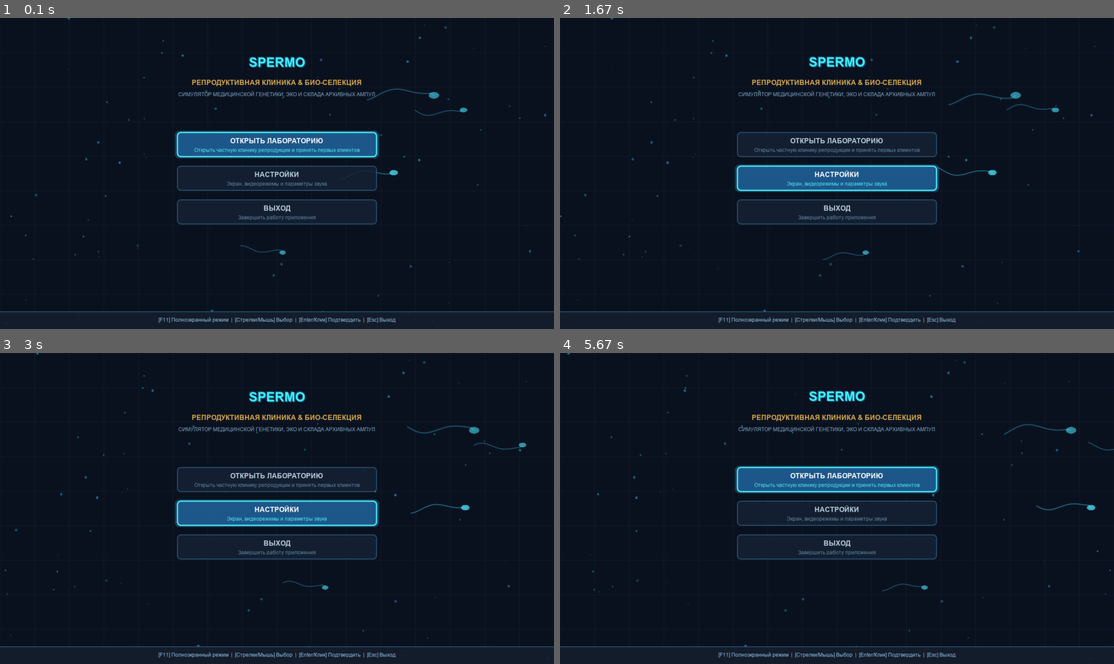
Above: before the commit, frames 1-4 (two rows, left to right).
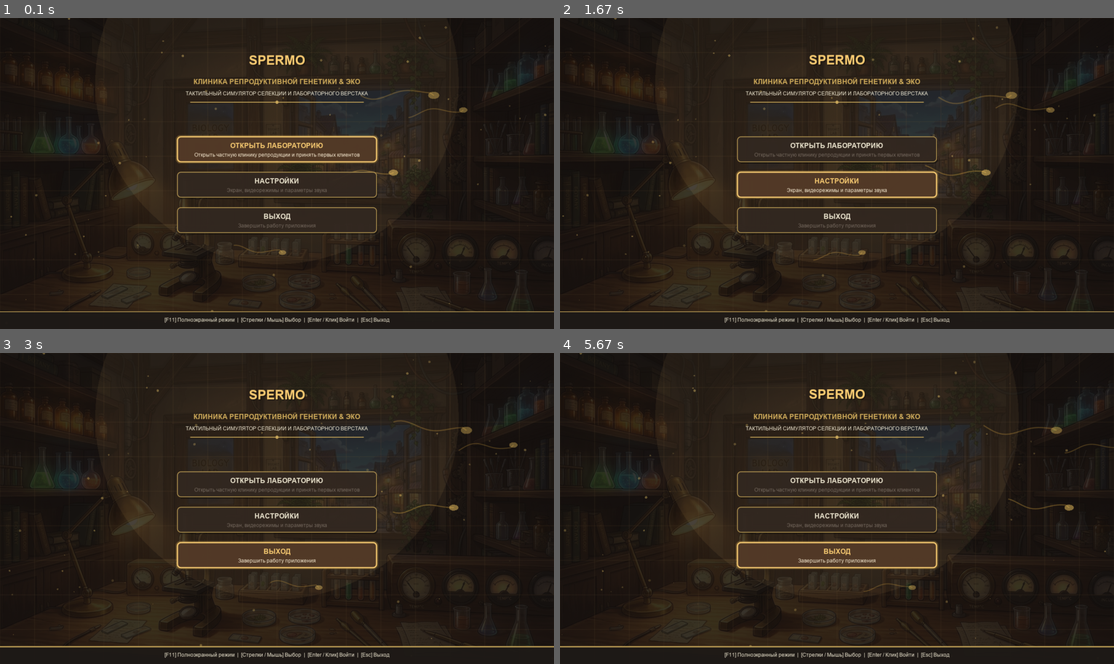
Above: after the commit, the same moments.

Repository: Sol1dGus/Spermo
Game: LÖVE game, started from main.lua
The game is run twice, just before and just after one commit, with the same random seed, the same clock (stepped at 60 frames per second) and the same inputs.
Inputs (mouse positions are in pixels of both pictures, inside the frame that each line leads up to):
- Up to frame 1 (0.1 s): no input
- Up to frame 2 (1.67 s): hold Up 0.33-0.8 s; move the mouse to (814, 185) at 0.37 s; hold Down 0.83-1.3 s; move the mouse to (837, 195) at 0.87 s; hold Up from 1.33 s (still down); move the mouse to (892, 241) at 1.37 s
- Up to frame 3 (3 s): release Up at 1.8 s; hold Down 1.83-2.3 s; move the mouse to (105, 580) at 1.87 s; hold Up 2.33-2.8 s; move the mouse to (343, 536) at 2.37 s; hold Down from 2.83 s (still down); move the mouse to (288, 402) at 2.87 s
- Up to frame 4 (5.67 s): release Down at 3.3 s; hold Up 3.33-3.8 s; move the mouse to (637, 499) at 3.37 s; hold Down 3.83-4.3 s; move the mouse to (837, 545) at 3.87 s; hold Up 4.33-4.8 s; move the mouse to (1047, 626) at 4.37 s; hold Down 4.83-5.3 s; move the mouse to (759, 443) at 4.87 s; hold Up from 5.33 s (still down); move the mouse to (981, 480) at 5.37 s

The runs differ from the first frame. In frame 1, 60% of the frame differs, in the area x 0-100%, y 0-99%; in frame 2, 60%; in frame 3, 60%; in frame 4, 60%.

Commit message:
Restyle main menu into warm cozy laboratory aesthetic and finalize Stacklands plan

Diff:
--- a/src/states/menu_state.lua
+++ b/src/states/menu_state.lua
@@ -2,19 +2,20 @@
 local fonts = require("src.ui.fonts")
 local state_manager = require("src.states.state_manager")
 local session = require("src.engine.session")
+local theme = require("src.ui.theme")
+local assets = require("src.engine.assets")
 
 function menu_state:enter()
     self.selected_btn = 1
     self.time = 0
     self.has_save = session.has_save()
 
-    -- Формируем кнопки с учетом наличия сохранения
     self.buttons = {}
     if self.has_save then
         table.insert(self.buttons, {
             id = "continue",
             text = "ПРОДОЛЖИТЬ СМЕНУ",
-            sub = "Вернуться к текущим пациентам, микроскопу и архивным образцам"
+            sub = "Вернуться к текущему верстаку, чашке Петри и заказам"
         })
     end
 
@@ -36,7 +37,7 @@
         sub = "Завершить работу приложения"
     })
 
-    -- Фоновые плавающие клетки
+    -- Фоновые плавающие клетки в теплой питательной среде
     self.swimmers = {}
     for i = 1, 4 do
         local segments = 20
@@ -45,25 +46,25 @@
         table.insert(self.swimmers, {
             x = math.random(100, 1200),
             y = math.random(150, 650),
-            speed = math.random(30, 65),
-            freq = math.random(25, 45),
-            scale = math.random(7, 12) / 10,
-            alpha = math.random(30, 75) / 100,
+            speed = math.random(25, 55),
+            freq = math.random(25, 40),
+            scale = math.random(8, 13) / 10,
+            alpha = math.random(25, 60) / 100,
             tail = tail,
             segments = segments,
             offset = math.random() * 10
         })
     end
 
-    -- Взвешенные частицы питательной среды
+    -- Теплые пылинки в лучах настольной лампы
     self.particles = {}
-    for i = 1, 70 do
+    for i = 1, 60 do
         table.insert(self.particles, {
             x = math.random(0, 1280),
             y = math.random(0, 720),
             r = math.random(1, 3.5),
-            speed = math.random(10, 25),
-            alpha = math.random(20, 50) / 100
+            speed = math.random(8, 20),
+            alpha = math.random(20, 55) / 100
         })
     end
 end
@@ -71,13 +72,14 @@
 function menu_state:update(dt, mx, my)
     self.time = self.time + dt
 
-    -- Обновление частиц
+    -- Обновление пылинок
     for _, p in ipairs(self.particles) do
         p.x = p.x - dt * p.speed
+        p.y = p.y + math.sin(self.time + p.x) * 0.2
         if p.x < -10 then p.x = 1290 end
     end
 
-    -- Обновление плавающих клеток
+    -- Обновление клеток
     for _, sw in ipairs(self.swimmers) do
         sw.x = sw.x + dt * sw.speed
         if sw.x > 1400 then
@@ -93,14 +95,14 @@
         end
     end
 
-    -- Проверка наведения мыши на кнопки
+    -- Проверка наведения мыши
     if mx and my then
         local btn_w = 460
-        local btn_h = 56
+        local btn_h = 58
         local btn_x = 640 - btn_w / 2
-        local start_y = 295
+        local start_y = 275
         for idx = 1, #self.buttons do
-            local btn_y = start_y + (idx - 1) * 78
+            local btn_y = start_y + (idx - 1) * 82
             if mx >= btn_x and mx <= btn_x + btn_w and my >= btn_y and my <= btn_y + btn_h then
                 self.selected_btn = idx
             end
@@ -109,25 +111,34 @@
 end
 
 function menu_state:draw()
-    -- 1. Глубокий микроскопический фон
-    love.graphics.setColor(0.04, 0.07, 0.12, 1)
-    love.graphics.rectangle("fill", 0, 0, 1280, 720)
-
-    -- Декоративная измерительная сетка
-    love.graphics.setColor(0.08, 0.14, 0.22, 0.45)
+    -- 1. Теплый фон мастерской (Ghibli / ReStory арт или процедурное темное дерево)
+    local custom_bg = assets.get_background("lab_desk")
+    if custom_bg then
+        love.graphics.setColor(1, 1, 1, 0.45)
+        love.graphics.draw(custom_bg, 0, 0, 0, 1280 / custom_bg:getWidth(), 720 / custom_bg:getHeight())
+        -- Затемняющая теплая виньетка
+        love.graphics.setColor(0.10, 0.08, 0.07, 0.65)
+        love.graphics.rectangle("fill", 0, 0, 1280, 720)
+    else
+        love.graphics.setColor(0.12, 0.10, 0.09, 1.0)
+        love.graphics.rectangle("fill", 0, 0, 1280, 720)
+    end
+
+    -- Тонкая латунная координатная разметка
+    love.graphics.setColor(0.35, 0.28, 0.18, 0.2)
     love.graphics.setLineWidth(1)
     for gx = 0, 1280, 80 do love.graphics.line(gx, 0, gx, 720) end
     for gy = 0, 720, 80 do love.graphics.line(0, gy, 1280, gy) end
 
-    -- Взвесь микрочастиц
+    -- Теплые частицы пыли в луче лампы
     for _, p in ipairs(self.particles) do
-        love.graphics.setColor(0.2, 0.8, 1.0, p.alpha)
+        love.graphics.setColor(1.0, 0.85, 0.45, p.alpha * 0.7)
         love.graphics.circle("fill", p.x, p.y, p.r)
     end
 
-    -- Плавающие клетки на заднем плане
+    -- Плавающие биолюминесцентные клетки на заднем плане (золотисто-янтарные)
     for _, sw in ipairs(self.swimmers) do
-        love.graphics.setColor(0.2, 0.7, 0.9, sw.alpha * 0.7)
+        love.graphics.setColor(0.85, 0.65, 0.25, sw.alpha * 0.6)
         love.graphics.setLineWidth(2 * sw.scale)
         local pts = {sw.x, sw.y}
         for _, pt in ipairs(sw.tail) do
@@ -135,74 +146,95 @@
             table.insert(pts, pt.y)
         end
         if #pts >= 4 then love.graphics.line(pts) end
-        -- Головка
-        love.graphics.setColor(0.3, 0.9, 1.0, sw.alpha)
+        -- Головка клетки
+        love.graphics.setColor(1.0, 0.82, 0.40, sw.alpha * 0.8)
         love.graphics.ellipse("fill", sw.x, sw.y, 11 * sw.scale, 7 * sw.scale)
     end
 
-    -- 2. Заголовок логотипа игры
+    -- Мягкое радиальное свечение настольной лампы по центру
+    love.graphics.setBlendMode("add")
+    love.graphics.setColor(1.0, 0.82, 0.45, 0.06)
+    love.graphics.circle("fill", 640, 150, 420)
+    love.graphics.setBlendMode("alpha")
+
+    -- 2. Заголовок и логотип клиники
     local title_pulse = math.sin(self.time * 2) * 2
     love.graphics.setFont(fonts.big)
-    love.graphics.setColor(0.1, 0.6, 0.85, 0.35)
-    love.graphics.printf("SPERMO", 2, 85 + title_pulse + 2, 1280, "center")
-    love.graphics.printf("SPERMO", -2, 85 + title_pulse - 2, 1280, "center")
-
-    love.graphics.setColor(0.25, 0.95, 1.0, 1.0)
-    love.graphics.printf("SPERMO", 0, 85 + title_pulse, 1280, "center")
+
+    -- Тень заголовка
+    love.graphics.setColor(0.06, 0.04, 0.03, 0.8)
+    love.graphics.printf("SPERMO", 2, 80 + title_pulse + 2, 1280, "center")
+
+    -- Благородное золотое тиснение логотипа
+    love.graphics.setColor(theme.lamp_warm)
+    love.graphics.printf("SPERMO", 0, 80 + title_pulse, 1280, "center")
 
     love.graphics.setFont(fonts.bold)
-    love.graphics.setColor(0.9, 0.7, 0.3, 0.95)
-    love.graphics.printf("РЕПРОДУКТИВНАЯ КЛИНИКА & БИО-СЕЛЕКЦИЯ", 0, 140, 1280, "center")
+    love.graphics.setColor(theme.brass_metal)
+    love.graphics.printf("КЛИНИКА РЕПРОДУКТИВНОЙ ГЕНЕТИКИ & ЭКО", 0, 138, 1280, "center")
 
     love.graphics.setFont(fonts.small)
-    love.graphics.setColor(0.6, 0.8, 0.95, 0.8)
-    love.graphics.printf("СИМУЛЯТОР МЕДИЦИНСКОЙ ГЕНЕТИКИ, ЭКО И СКЛАДА АРХИВНЫХ АМПУЛ", 0, 170, 1280, "center")
-
-    -- 3. Кнопки меню
+    love.graphics.setColor(theme.paper_base)
+    love.graphics.printf("ТАКТИЛЬНЫЙ СИМУЛЯТОР СЕЛЕКЦИИ И ЛАБОРАТОРНОГО ВЕРСТАКА", 0, 168, 1280, "center")
+
+    -- Декоративная разделительная латунная черта
+    love.graphics.setColor(theme.brass_clip)
+    love.graphics.setLineWidth(1.5)
+    love.graphics.line(440, 195, 840, 195)
+    love.graphics.circle("fill", 640, 195, 4)
+
+    -- 3. Кнопки меню (в стиле теплого орехового дерева с латунной каймой)
     local btn_w = 460
-    local btn_h = 56
+    local btn_h = 58
     local btn_x = 640 - btn_w / 2
-    local start_y = 265
+    local start_y = 275
 
     for idx, btn in ipairs(self.buttons) do
-        local btn_y = start_y + (idx - 1) * 78
+        local btn_y = start_y + (idx - 1) * 82
         local is_sel = (idx == self.selected_btn)
 
+        -- Тень кнопки
+        love.graphics.setColor(0, 0, 0, 0.4)
+        love.graphics.rectangle("fill", btn_x + 3, btn_y + 4, btn_w, btn_h, 8, 8)
+
         if is_sel then
-            love.graphics.setColor(0.2, 0.8, 1.0, 0.25)
-            love.graphics.rectangle("fill", btn_x - 6, btn_y - 4, btn_w + 12, btn_h + 8, 10, 10)
-
-            love.graphics.setColor(0.12, 0.35, 0.55, 0.95)
+            -- Золотистая подсветка выбора
+            love.graphics.setColor(0.95, 0.75, 0.35, 0.25)
+            love.graphics.rectangle("fill", btn_x - 4, btn_y - 4, btn_w + 8, btn_h + 8, 10, 10)
+
+            -- Тело активной кнопки
+            love.graphics.setColor(0.32, 0.22, 0.15, 0.98)
             love.graphics.rectangle("fill", btn_x, btn_y, btn_w, btn_h, 8, 8)
-            love.graphics.setColor(0.3, 0.95, 1.0, 1)
+            love.graphics.setColor(theme.lamp_warm)
             love.graphics.setLineWidth(2.5)
             love.graphics.rectangle("line", btn_x, btn_y, btn_w, btn_h, 8, 8)
         else
-            love.graphics.setColor(0.08, 0.13, 0.20, 0.85)
+            -- Пассивная кнопка (темное дерево)
+            love.graphics.setColor(0.20, 0.16, 0.13, 0.92)
             love.graphics.rectangle("fill", btn_x, btn_y, btn_w, btn_h, 8, 8)
-            love.graphics.setColor(0.2, 0.45, 0.65, 0.7)
-            love.graphics.setLineWidth(1.5)
+            love.graphics.setColor(theme.brass_clip)
+            love.graphics.setLineWidth(1.2)
             love.graphics.rectangle("line", btn_x, btn_y, btn_w, btn_h, 8, 8)
         end
 
         love.graphics.setFont(fonts.bold)
-        love.graphics.setColor(is_sel and {1, 1, 1, 1} or {0.8, 0.9, 0.95, 0.9})
-        love.graphics.printf(btn.text, btn_x, btn_y + 10, btn_w, "center")
+        love.graphics.setColor(is_sel and theme.lamp_warm or theme.paper_base)
+        love.graphics.printf(btn.text, btn_x, btn_y + 11, btn_w, "center")
 
         love.graphics.setFont(fonts.small)
-        love.graphics.setColor(is_sel and {0.3, 0.95, 1.0, 0.95} or {0.5, 0.7, 0.85, 0.7})
-        love.graphics.printf(btn.sub, btn_x, btn_y + 34, btn_w, "center")
+        love.graphics.setColor(is_sel and {1, 0.95, 0.85, 0.95} or theme.ink_muted)
+        love.graphics.printf(btn.sub, btn_x, btn_y + 35, btn_w, "center")
     end
 
     -- 4. Нижний футер с подсказками
-    love.graphics.setColor(0.08, 0.12, 0.18, 0.85)
+    love.graphics.setColor(0.12, 0.10, 0.09, 0.95)
     love.graphics.rectangle("fill", 0, 680, 1280, 40)
-    love.graphics.setColor(0.2, 0.5, 0.7, 0.6)
+    love.graphics.setColor(theme.brass_clip)
     love.graphics.line(0, 680, 1280, 680)
 
     love.graphics.setFont(fonts.small)
-    love.graphics.setColor(0.65, 0.85, 1.0, 0.9)
-    love.graphics.printf("[F11] Полноэкранный режим  |  [Стрелки/Мышь] Выбор  |  [Enter/Клик] Подтвердить  |  [Esc] Выход", 0, 692, 1280, "center")
+    love.graphics.setColor(theme.paper_base)
+    love.graphics.printf("[F11] Полноэкранный режим  |  [Стрелки / Мышь] Выбор  |  [Enter / Клик] Войти  |  [Esc] Выход", 0, 692, 1280, "center")
 
     love.graphics.setFont(fonts.regular)
 end
@@ -232,11 +264,11 @@
 function menu_state:mousepressed(x, y, button)
     if button ~= 1 then return end
     local btn_w = 460
-    local btn_h = 56
+    local btn_h = 58
     local btn_x = 640 - btn_w / 2
-    local start_y = 265
+    local start_y = 275
     for idx = 1, #self.buttons do
-        local btn_y = start_y + (idx - 1) * 78
+        local btn_y = start_y + (idx - 1) * 82
         if x >= btn_x and x <= btn_x + btn_w and y >= btn_y and y <= btn_y + btn_h then
             self:activate_button(idx)
             return
--- a/tests/test_suite.lua
+++ b/tests/test_suite.lua
@@ -139,6 +139,18 @@
 zoom_data:encode("png", "screenshot_microscope_zoom.png")
 print("✓ Saved microscope 2.5D zoom view to screenshot_microscope_zoom.png")
 
+-- Test Cozy Menu View
+local menu_state = require("src.states.menu_state")
+menu_state:enter()
+menu_state:update(0.016, 640, 360)
+love.graphics.setCanvas(canvas)
+love.graphics.clear(0, 0, 0, 1)
+menu_state:draw()
+love.graphics.setCanvas()
+local menu_data = canvas:newImageData()
+menu_data:encode("png", "screenshot_menu_cozy.png")
+print("✓ Saved cozy menu screenshot to screenshot_menu_cozy.png")
+
 print("==================================================")
 print("   ALL CLINIC TESTS PASSED SUCCESSFULLY! (8/8)   ")
 print("==================================================")
Binary file added: screenshot_menu_cozy.png
